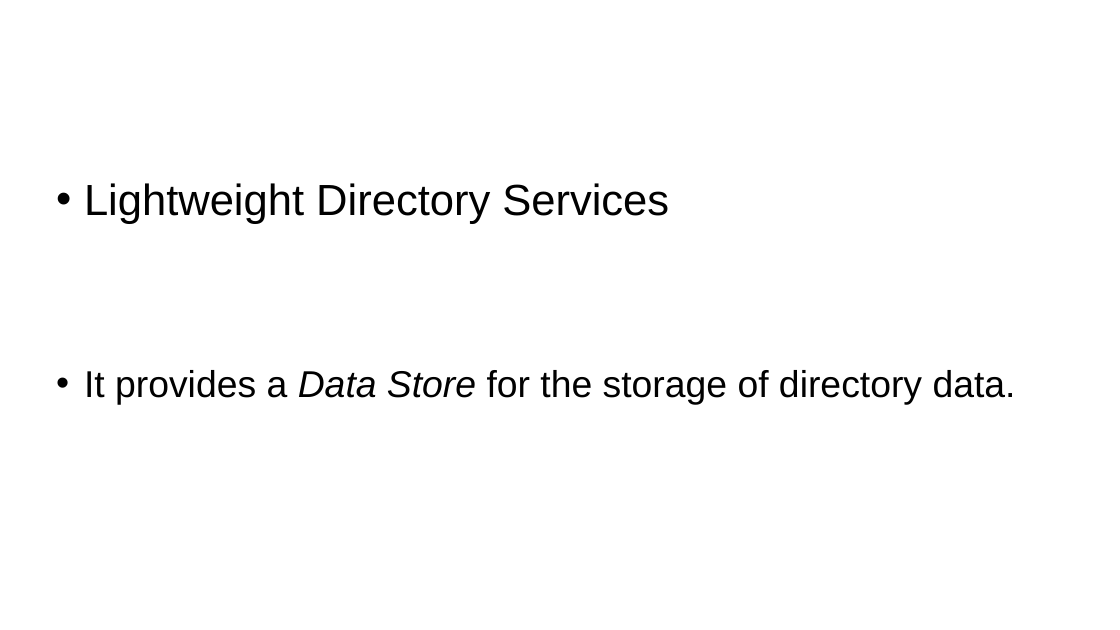
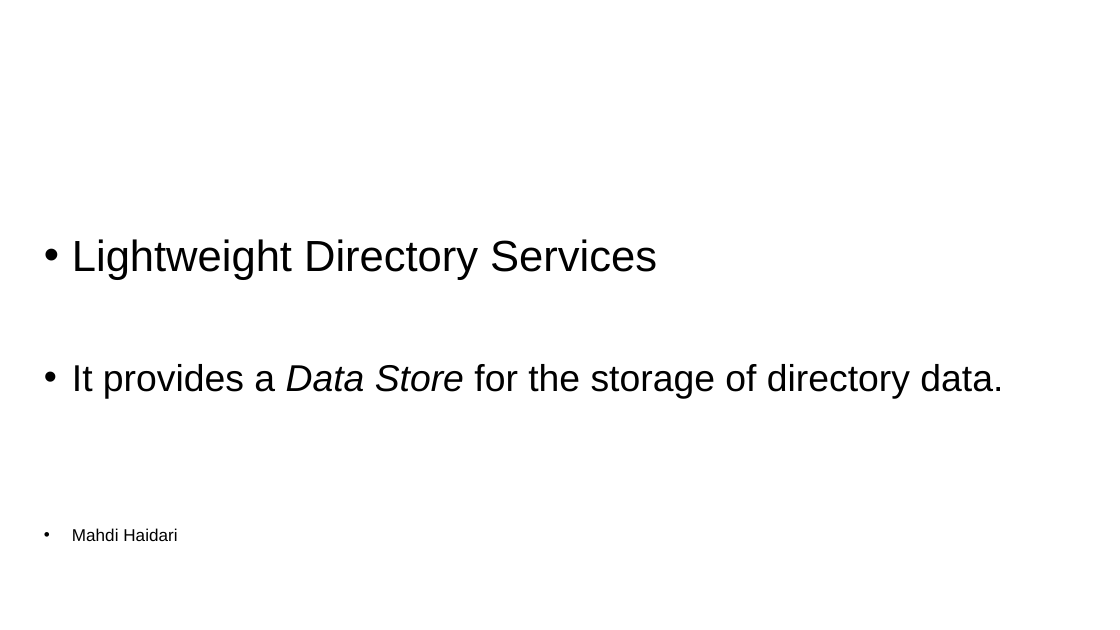
Before and after one commit to Hero-Team/active-drictory-installation-and-configuration-on-windows-server, a slide deck: slide 9 of active.pptx. Drawn at 1120x630 pixels with LibreOffice and Linux fonts; fonts in the diff are those of the drawing; background and template pictures are left out. Boxes give left, top, right and bottom in pixels: in the first picture for what was removed or moved away, otherwise in the second. Text is boxed around its words. In the diff, an @@ line names an element or a change of style, - is before the commit and + after.

Commit message:
added my name and my lastname

```diff
--- a/active.pptx
+++ b/active.pptx
@@ subtitle "Lightweight Directory Services": place and size @@
-subtitle "Lightweight Directory Services" at box(84, 183, 1016, 405)
+subtitle "Lightweight Directory Services" at box(72, 239, 1003, 541)
@@ subtitle at box(72, 528, 177, 541): paragraph added @@
+• Mahdi Haidari
```
